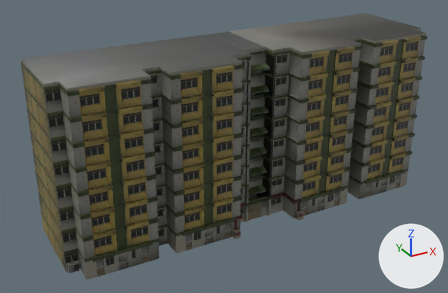
Before and after pictures for a commit that changed the FBX model Jamsepticeye/Assets/Models/hdb.fbx.
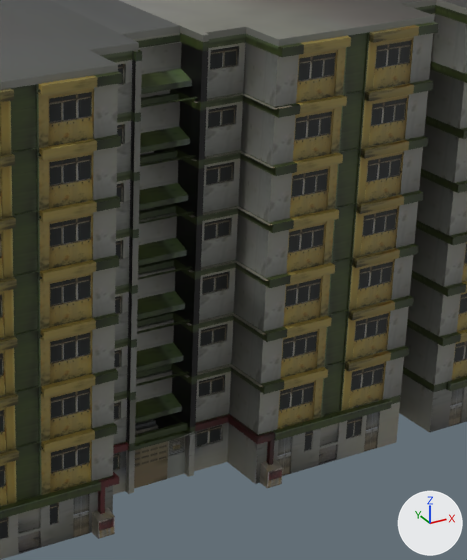
Each version appears first whole from a camera (50 mm lens) standing at (-4.07, -6.49, 3.24) and looking at (-0.48, 0.03, -0.02), and next in a close-up on the part from 44% to 83% of the width and 13% to 84% of the height. The axes (+X, +Y, +Z) are drawn at lower right. The lights are the same throughout. Vertices at the same position are counted once.

Script lines for the objects in view, before the commit:
```python
me_cube_013 = bpy.data.meshes.new('Cube.013')
me_cube_013.from_pydata(...)  # 8678 vertices, 7005 faces; spans x -36.5..34.9, y -4.5..9.9, z -0.2..15.6
me_cube_013.materials.append(mat_hdb_baked_001)  # picture img_hdb_bake1_pbr_diffuse_png
ob_hdb_baked = bpy.data.objects.new('hdb_Baked', me_cube_013)
ob_hdb_baked.location = (-0.28, -0.283, -0.915)
ob_hdb_baked.rotation_euler = (-3.142, 0.0, 0.0)  # degrees (-180, 0, 0)
ob_hdb_baked.scale = (-0.0716, -0.1, -0.143)
```
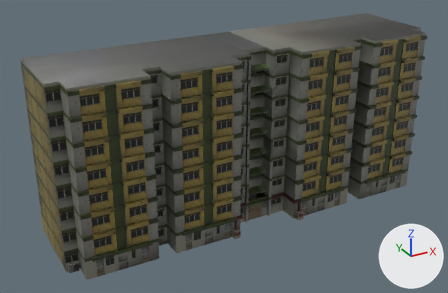
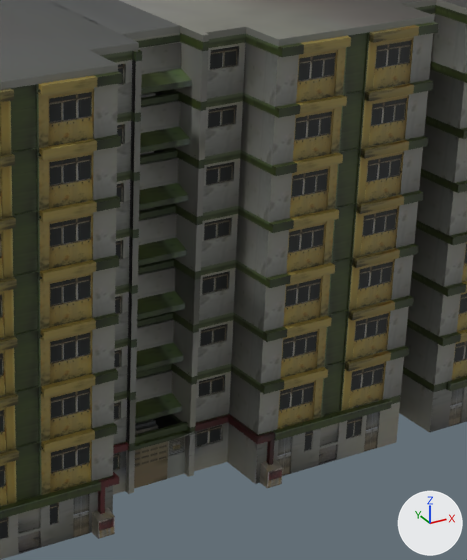
Boxes [x1, y1, x2, y2] around the edits, measured in the close-ups (467 x 560 px):
part 1 of me_cube_013, deleted: before [193, 93, 292, 109]
part 2 of me_cube_013, cut back: before [136, 90, 275, 387]; after [276, 103, 299, 109]
part 3 of me_cube_013, surface changed (black to grey): [172, 43, 208, 427] in both

What the commit changed:
me_cube_013 is used by ob_hdb_baked; location (-0.28, -0.283, -0.915); rotation (-3.142, 0.0, 0.0), in degrees (-180, 0, 0); scale (-0.0716, -0.1, -0.143).
me_cube_013 had 8678 vertices, 7005 faces and spanned x -36.5..34.9, y -4.5..9.9, z -0.2..15.6.
me_cube_013 now has 8607 vertices, 6966 faces and spans x -36.5..34.9, y -4.5..9.9, z -0.2..15.6.
me_cube_013 part 1: the loose piece of 14 vertices spanning x -7.7..-2.7, y -4.1..-1.3, z 13.4 is deleted.
Part 2, on me_cube_013:
69 vertices are removed from x -6.6..-0.1, y -4.1..1.0, z 3.7..13.5.
40 faces are deleted.
4 vertices are added at (-0.6, 1.0, 3.9), (1.4, 1.0, 3.9), (-0.6, 1.0, 9.5), (1.4, 1.0, 9.5).
8 new vertices lie (0.0, 0.0, -0.6) away from vertices in x -0.6..1.4, y 1.0..1.2, z 6.3..14.1.
7 new faces join them.
me_cube_013 part 3: 47 kept faces spanning x -3.4..-3.0, y -1.6..3.1, z 1.8..15.1 get new texture (UV) coordinates.
